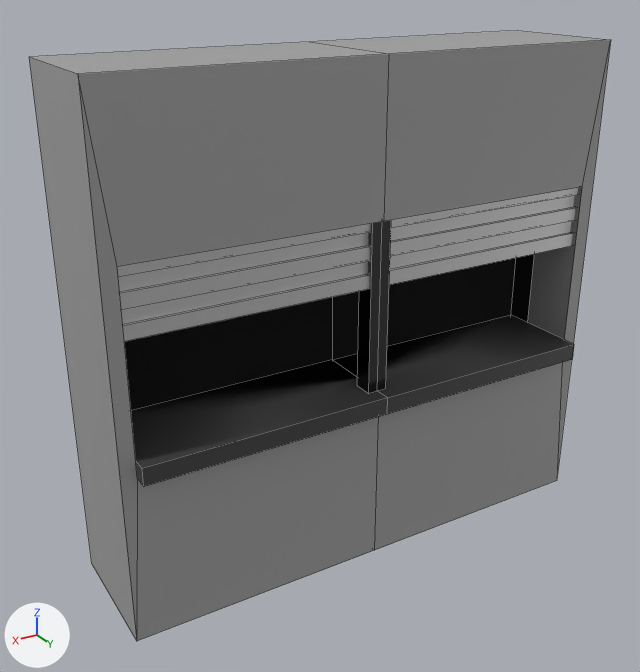
Renders of the FBX model FiveGuys/Assets/Models/Canteen.fbx from each side of a commit.
One viewpoint serves both versions: a camera (50 mm lens) standing at (3.4, 5.32, 4.39) and looking at (0.22, 0.01, 1.74). Arrows for +X, +Y and +Z are at lower left; the lights stay in place. Mesh edges are drawn as thin lines. Where no turn or scale is listed for an object, it has been applied to the vertices. Vertices at the same position are counted once.

The scene before the commit, as lines of its bpy script (objects in view):
```python
me_cube_010 = bpy.data.meshes.new('Cube.010')
me_cube_010.from_pydata(...)  # 131 vertices, 85 faces; spans x -2.0..2.0, y -0.5..0.61, z 0.0..3.82
# faces by material slot: [20, 40, 6, 11, 8]
me_cube_010.materials.append(mat_felt)  # grey #a1a1a1
me_cube_010.materials.append(mat_grey_metal)  # light grey #dfdfdf
me_cube_010.materials.append(mat_dark_metal)  # dark grey #575757
me_cube_010.materials.append(mat_grey)  # black #414141
me_cube_010.materials.append(mat_black_absolute)  # black #000000
# before: 32 (-0.03, 0.45, 2.75), 33 (-0.03, 0.35, 2.75), 34 (-1.94, 0.35, 2.75), 35 (-1.94, 0.45, 2.75), 54 (-1.91, 0.43, 2.65)
# before: 55 (-1.91, 0.43, 2.54), 56 (-1.91, 0.43, 2.44), 57 (-1.91, 0.43, 2.34), 58 (-0.06, 0.43, 2.34), 59 (-0.06, 0.43, 2.44)
# before: 60 (-0.06, 0.43, 2.54), 61 (-0.06, 0.43, 2.65), 62 (-1.91, 0.37, 2.65), 63 (-1.91, 0.37, 2.54), 64 (-1.91, 0.37, 2.44)
# before: 65 (-1.91, 0.37, 2.34), 66 (-0.06, 0.37, 2.65), 67 (-0.06, 0.37, 2.54), 68 (-0.06, 0.37, 2.44), 69 (-0.06, 0.37, 2.34)
# before: 91 (0.03, 0.45, 2.75), 92 (0.03, 0.35, 2.75), 93 (1.94, 0.35, 2.75), 94 (1.94, 0.45, 2.75), 113 (1.91, 0.43, 2.65)
# before: 114 (1.91, 0.43, 2.54), 115 (1.91, 0.43, 2.44), 116 (1.91, 0.43, 2.34), 117 (0.06, 0.43, 2.34), 118 (0.06, 0.43, 2.44)
# before: 119 (0.06, 0.43, 2.54), 120 (0.06, 0.43, 2.65), 121 (1.91, 0.37, 2.65), 122 (1.91, 0.37, 2.54), 123 (1.91, 0.37, 2.44)
# before: 124 (1.91, 0.37, 2.34), 125 (0.06, 0.37, 2.65), 126 (0.06, 0.37, 2.54), 127 (0.06, 0.37, 2.44), 128 (0.06, 0.37, 2.34)
ob_canteen_section = bpy.data.objects.new('Canteen Section', me_cube_010)
ob_canteen_section.location = (0.0, 0.0, 0.0)
```
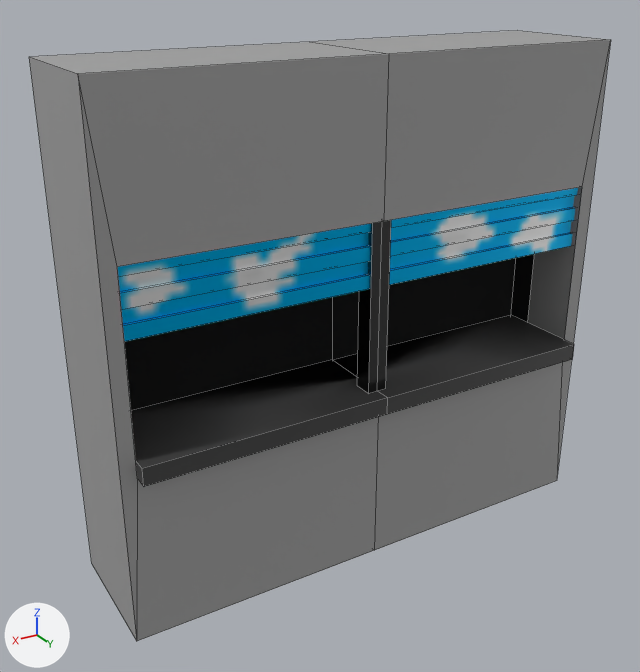
Changed parts and their boxes (x1, y1, x2, y2) in the pictures (640 x 672 px):
part 1 of me_cube_010, cut back
    both: (118, 196, 574, 326)
part 2 of me_cube_010, surface changed
    both: (115, 221, 375, 344)
part 3 of me_cube_010, recoloured (grey to cyan)
    both: (117, 188, 578, 341)

Diff of the bpy script that builds the scene:
```diff
--- a/FiveGuys/Assets/Models/Canteen.fbx.py
+++ b/FiveGuys/Assets/Models/Canteen.fbx.py
@@ img_shudder_png @@
+img_shudder_png = load_image('Shudder.png', '../Materials/Images/Shudder.png', 30, 30, 'sRGB')
@@ mat_shudder @@
+mat_shudder = principled_material('Shudder')
+mat_shudder.texture = img_shudder_png
+mat_shudder.metallic = 1.0
+mat_shudder.roughness = 0.476
@@ me_cube_010 @@
 # used by ob_canteen_section; location = (0.0, 0.0, 0.0)
 # verts and faces of me_cube_010; kept vertices keep their numbers, new ones are numbered from 131
-me_cube_010.from_pydata(...)  # 131 vertices, 85 faces; spans x -2.0..2.0, y -0.5..0.61, z 0.0..3.82
+me_cube_010.from_pydata(...)  # 131 vertices, 83 faces; spans x -2.0..2.0, y -0.5..0.61, z 0.0..3.82
+# me_cube_010 part 1
+delete_faces([(32, 35, 34, 33), (91, 92, 93, 94)])
+for i in [*range(54, 58), *range(62, 66), *range(117, 121), *range(125, 129)]: verts[i] += (-0.03, 0.0, 0.0)
+for i in [*range(58, 62), *range(66, 70), *range(113, 117), *range(121, 125)]: verts[i] += (0.03, 0.0, 0.0)
+# me_cube_010 part 2: 60 kept faces spanning x -1.94..2.0, y -0.5..0.61, z 0.0..3.82 get new texture (UV) coordinates
+# me_cube_010 part 3: 38 faces spanning x -1.94..1.94, y 0.35..0.45, z 2.23..2.75 switch from mat_grey_metal (light grey #dfdfdf) to mat_shudder (picture img_shudder_png)
 me_cube_010.materials.append(mat_felt)
```
